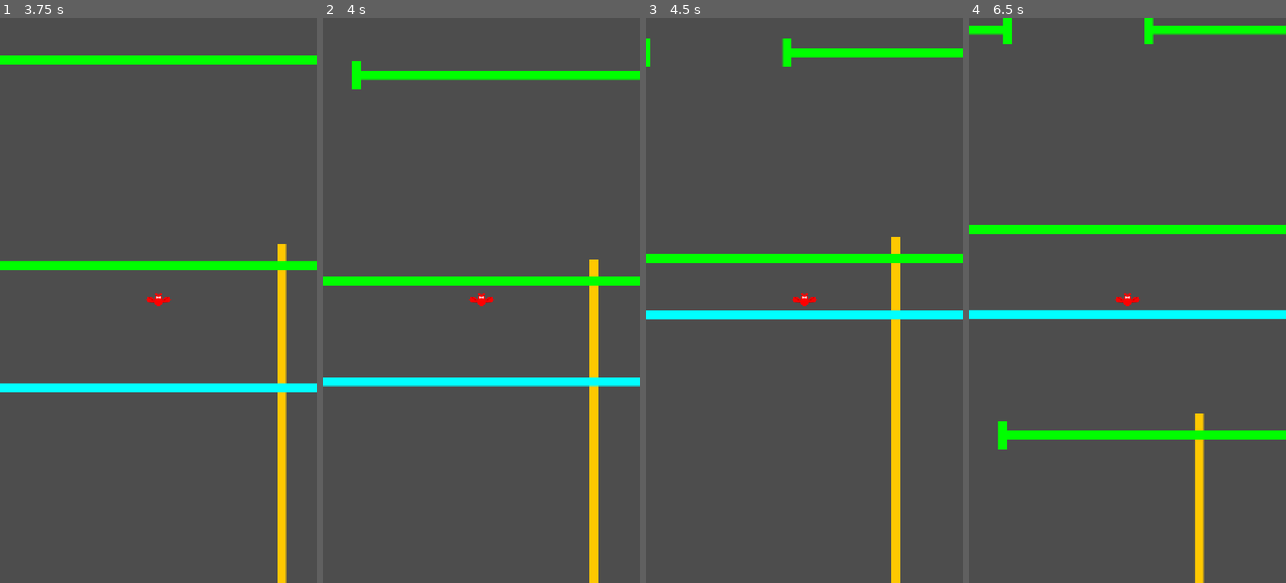
Above: before the commit, frames 1-4 (left to right).
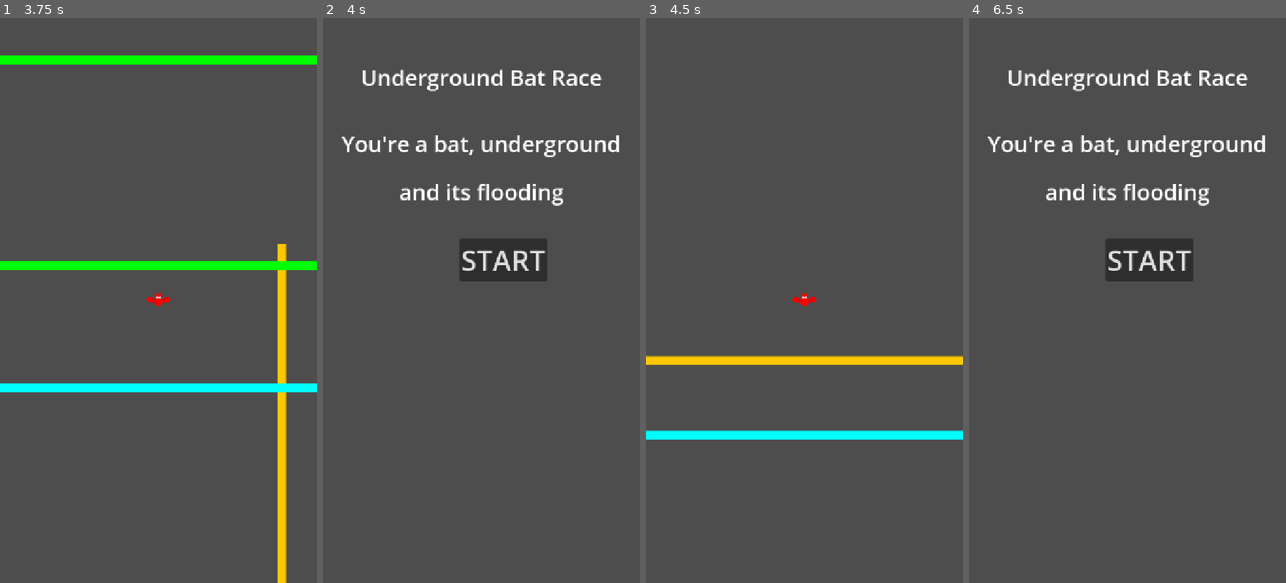
Above: after the commit, the same moments.

Repository: robmayhew/underground_bat_race
Game: Godot game, scene res://game.tscn
The game is run twice, just before and just after one commit, with the same random seed, the same clock (stepped at 60 frames per second) and the same inputs.
Inputs (mouse positions are in pixels of both pictures, inside the frame that each line leads up to):
- Up to frame 1 (3.75 s): tap Enter (ui_accept) at 0.5, 0.77, 1.07, 1.52, 1.82, 3.02, 3.32 s; move the mouse to (228, 272) at 0.52 s; tap Space every 0.75 s from 0.6 to 3.6 s; click (228, 272) at 0.67 s; move the mouse to (95, 328) at 1.27 s; click (95, 328) at 1.42 s; move the mouse to (190, 176) at 2.02 s; click (190, 176) at 2.17 s; move the mouse to (142, 413) at 2.77 s; click (142, 413) at 2.92 s; move the mouse to (253, 385) at 3.52 s; click (253, 385) at 3.67 s
- Up to frame 2 (4 s): tap Enter (ui_accept) at 3.77 s
- Up to frame 3 (4.5 s): tap Enter (ui_accept) at 4.07 s; click (826, 260) at 4.25 s, where only the run after the commit has a clickable "START"
- Up to frame 4 (6.5 s): move the mouse to (1032, 215) at 5.02 s; tap Space at 5.1, 5.85 s; click (1032, 215) at 5.17 s; tap Enter (ui_accept) at 5.27, 5.57 s; move the mouse to (1143, 300) at 5.77 s; click (1143, 300) at 5.92 s

Frame 1 is identical in both runs. In frame 2, 10% of the frame differs, in the area x 0-100%, y 7-100%; in frame 3, 9.1%; in frame 4, 12%, in the area x 0-100%, y 0-100%.

Commit message:
Game over

Diff:
--- a/godot/game.gd
+++ b/godot/game.gd
@@ -7,16 +7,15 @@
 var pipe_positions = [-800]
 var score = 0
 var is_animating_score = false
-# Called when the node enters the scene tree for the first time.
+
+
 func _ready() -> void:
 	start_bat_position = $Bat.position
 	start_water_position = $Waterline.position
 	pipe_scene = ResourceLoader.load("res://pipe.tscn")
 	app_pipes()
-	pass # Replace with function body.
+	pass
 
-
-# Called every frame. 'delta' is the elapsed time since the previous frame.
 func _process(delta: float) -> void:
 	pass
 
@@ -38,11 +37,12 @@
 	score = score + 1
 	$UI/Score.text = str(score)
 	animate_score_pop()
-	pass # Replace with function body.
+	pass
 
 
 func _on_bat_hit_pipe_or_water() -> void:
-	pass # Replace with function body.
+	SceneManager.change_scene("res://title.tscn");
+	pass
 
 func animate_score_pop() -> void:
 	if is_animating_score:
